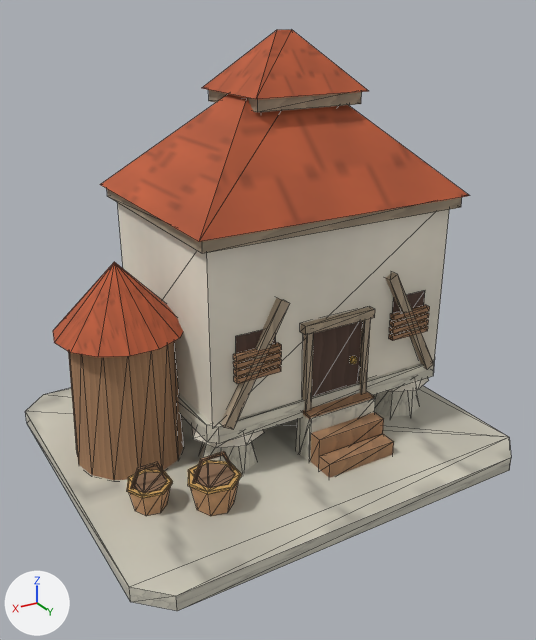
What one commit did to the glTF model Assets/GodSim/Art/Models/Buildings/Human/Infrastructure/bld_human_granary_classical_v0.glb.
Camera for both pictures: a camera (50 mm lens) standing at (1.52, 2.61, 1.89) and looking at (0.02, 0.11, 0.64). The axes (+X, +Y, +Z) are drawn at lower left. The lights are the same throughout. The older version comes first. Mesh edges are drawn as thin lines. Vertices at exactly the same position are counted once.

The first picture shows 'LOD0'.
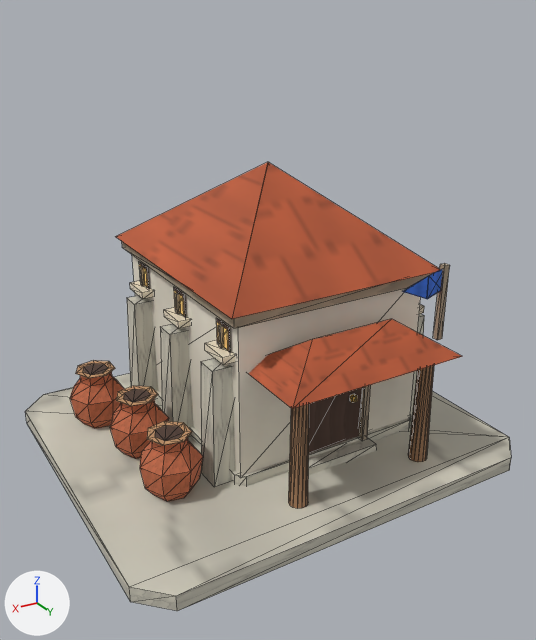
What changed in the scene script:
```text
Change me_lod0:
    used by ob_lod0; location = (0.0, 0.0, 0.0)
    remove me_lod0.from_pydata(...)  # 535 vertices, 714 faces; spans x -0.92..0.92, y -0.81..0.81, z 0.0..1.78
    add me_lod0.from_pydata(...)  # 517 vertices, 699 faces; spans x -0.92..0.92, y -0.81..0.81, z 0.0..1.25
    me_lod0 part 1: the loose piece of 8 vertices spanning x -0.69..-0.49, y 0.3..0.33, z 0.51..0.53 is scaled about its middle by (0.71, 4.04, 23.6), then moved by (-0.02, -0.05, -0.2)
    me_lod0 part 2: the loose piece of 8 vertices spanning x -0.69..-0.49, y 0.3..0.33, z 0.54..0.56 is scaled about its middle by (0.71, 4.04, 23.6), then moved by (-0.02, -0.45, -0.23)
    me_lod0 part 3: the loose piece of 8 vertices spanning x -0.69..-0.49, y 0.3..0.33, z 0.57..0.6 is scaled about its middle by (0.71, 4.04, 23.6), then moved by (-0.02, -0.85, -0.26)
    me_lod0 part 4: the loose piece of 8 vertices spanning x -0.79..0.39, y -0.62..0.29, z 0.32..1.11 is scaled about its middle by (0.82, 1.25, 0.0706), then moved by (0.06, 0.0, 0.1)
    me_lod0 part 5: the loose piece of 16 vertices spanning x -0.81..0.41, y -0.63..0.31, z 0.25..0.33 is scaled about its middle by (0.763, 1.18, 1), then moved by (0.06, 0.0, -0.22)
    me_lod0 part 6: the loose piece of 8 vertices spanning x -0.07..-0.04, y 0.29..0.32, z 0.28..0.66 is scaled about its middle by (31, 31.5, 1.91), then moved by (-0.09, -0.47, -0.01)
    me_lod0 part 7: the loose piece of 8 vertices spanning x -0.69..-0.49, y 0.3..0.33, z 0.61..0.63 is scaled about its middle by (0.127, 0.963, 14.5), then moved by (0.08, 0.26, 0.16)
    me_lod0 part 8: the loose piece of 8 vertices spanning x -0.38..-0.02, y 0.27..0.38, z 0.0..0.27 is scaled about its middle by (1.09, 1, 0.36), then moved by (0.06, 0.08, -0.09)
    me_lod0 part 9: the loose piece of 8 vertices spanning x -0.38..-0.02, y 0.29..0.33, z 0.65..0.68 is scaled about its middle by (1.09, 1, 1), then moved by (0.06, 0.08, -0.08)
    me_lod0 part 10: the loose piece of 8 vertices spanning x -0.3..-0.27, y 0.3..0.32, z 0.45..0.47 is scaled about its middle by (1.26, 1.79, 17.9), then moved by (-0.02, 0.07, -0.12)
    me_lod0 part 11: the loose piece of 8 vertices spanning x 0.09..0.29, y 0.3..0.33, z 0.51..0.53 is scaled about its middle by (0.112, 0.704, 1.23), then moved by (-0.43, 0.08, -0.2)
    me_lod0 part 12: the loose piece of 8 vertices spanning x 0.09..0.29, y 0.3..0.33, z 0.54..0.56 is scaled about its middle by (0.141, 1.26, 21.9), then moved by (-0.17, 0.07, -0.21)
    me_lod0 part 13: the loose piece of 8 vertices spanning x 0.09..0.29, y 0.3..0.33, z 0.57..0.6 is scaled about its middle by (0.71, 4.04, 23.6), then moved by (0.14, -0.05, -0.26)
    me_lod0 part 14: the loose piece of 8 vertices spanning x 0.09..0.29, y 0.3..0.33, z 0.61..0.63 is scaled about its middle by (0.71, 4.04, 23.6), then moved by (0.14, -0.45, -0.29)
    me_lod0 part 15: the loose piece of 8 vertices spanning x -0.36..-0.33, y 0.29..0.32, z 0.28..0.66 is scaled about its middle by (5.02, 3.21, 1.36), then moved by (0.68, -0.84, -0.15)
    me_lod0 part 16: 27 loose pieces with 332 vertices, spanning x -0.85..0.77, y -0.67..0.54, z 0.05..1.78, are deleted
    me_lod0 part 17: 59 vertices removed from x -0.75..0.87, y -0.38..0.33, z 0.06..0.94; 373 vertices added at x -0.65..0.76, y -0.75..0.69, z 0.06..1.25
```

Boxes (x1, y1, x2, y2) around the edits, measured in the pictures (536 x 640 px; the box of a moved part takes in the faces that stretch with it):
'LOD0', reshaped (23% shorter): before (25, 30, 511, 611); after (25, 162, 511, 611)
part 1 of me_lod0, moved or reshaped: before (389, 325, 428, 341); after (410, 314, 424, 419)
part 2 of me_lod0, moved or reshaped (not visible afterwards): before (389, 319, 429, 334)
part 3 of me_lod0, moved or reshaped (not visible afterwards): before (390, 312, 429, 327)
part 4 of me_lod0, moved or reshaped (mostly hidden afterwards): before (118, 203, 449, 426); after (122, 242, 433, 329)
part 5 of me_lod0, moved or reshaped: before (178, 359, 435, 444); after (155, 390, 410, 486)
part 6 of me_lod0, moved or reshaped: before (302, 334, 313, 411); after (132, 255, 421, 476)
part 7 of me_lod0, moved or reshaped: before (390, 305, 430, 320); after (433, 263, 450, 340)
part 8 of me_lod0, moved or reshaped: before (295, 398, 375, 462); after (308, 438, 377, 475)
part 9 of me_lod0, moved or reshaped (not visible afterwards): before (300, 307, 375, 335)
part 10 of me_lod0, moved or reshaped: before (350, 356, 357, 364); after (359, 385, 371, 441)
part 11 of me_lod0, moved or reshaped: before (234, 365, 281, 384); after (350, 394, 357, 403)
part 12 of me_lod0, moved or reshaped (not visible afterwards): before (234, 358, 282, 376)
part 13 of me_lod0, moved or reshaped: before (233, 351, 282, 369); after (201, 358, 235, 487)
part 14 of me_lod0, moved or reshaped: before (233, 343, 282, 362); after (160, 324, 193, 437)
part 15 of me_lod0, moved or reshaped: before (358, 319, 371, 394); after (127, 296, 158, 400)
part 16 of me_lod0, deleted (brown): before (100, 30, 470, 516)
part 17 of me_lod0, reshaped: before (53, 262, 434, 480); after (70, 162, 463, 508)
